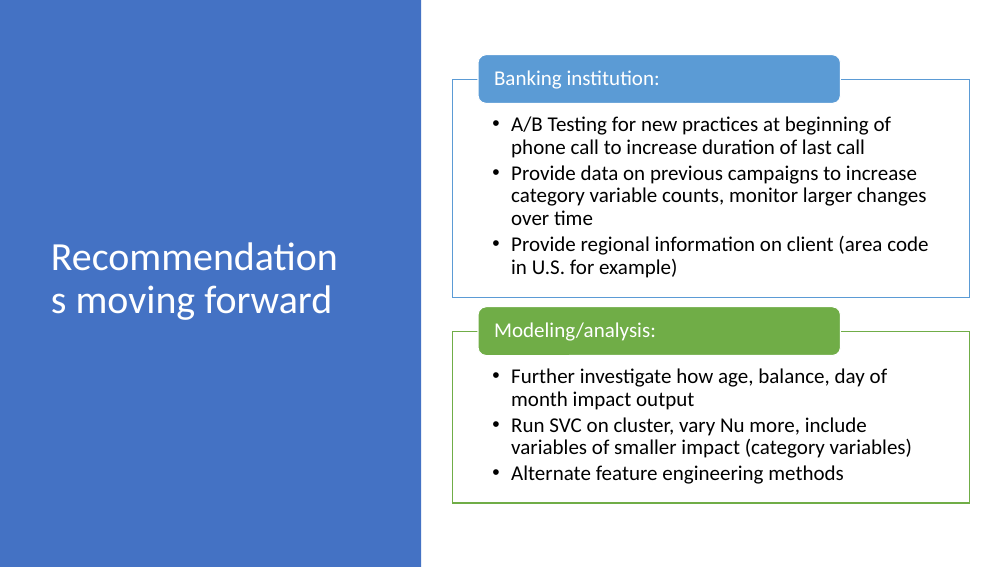
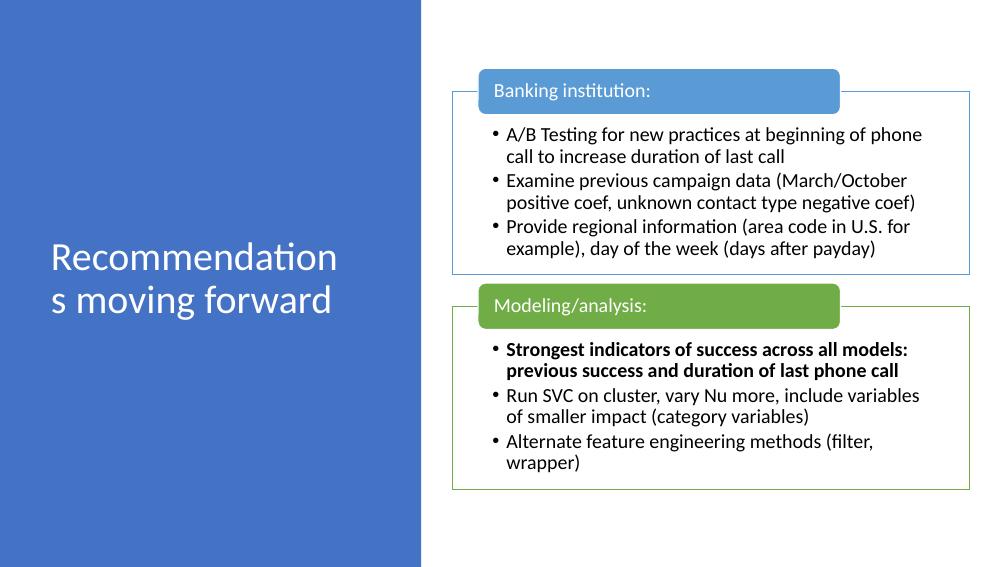
Before and after one commit to pcountryman/bankingproject, a slide deck: slide 9 of QuickenCaseStudyPresentation.pptx (slide 8 before the commit). Drawn at 1008x567 pixels with LibreOffice and Linux fonts; fonts in the diff are those of the drawing. Boxes give left, top, right and bottom in pixels: in the first picture for what was removed or moved away, otherwise in the second. Text is boxed around its words. In the diff, an @@ line names an element or a change of style, - is before the commit and + after.

Commit message:
Add logreg coef analysis and plots. Update ppt with logreg coef info

```diff
--- a/QuickenCaseStudyPresentation.pptx
+++ b/QuickenCaseStudyPresentation.pptx
@@ rounded rectangle: place and size @@
-rounded rectangle at <box>478,54,840,104</box>
+rounded rectangle at <box>478,68,840,114</box>
@@ text "Banking institution:": place and size @@
-text "Banking institution:" at <box>494,70,660,89</box>
+text "Banking institution:" at <box>494,83,651,101</box>
@@ text "Banking institution:" at <box>494,83,651,101</box>: size 20 to 19 pt @@
@@ rectangle: place and size @@
-rectangle at <box>452,79,970,298</box>
+rectangle at <box>452,91,970,274</box>
@@ text "A/B Testing for new practices ...": place and size @@
-text "A/B Testing for new practices ..." at <box>511,116,928,278</box>
+text "A/B Testing for new practices ..." at <box>506,127,923,259</box>
@@ text at <box>506,127,923,163</box>: size 20 to 19 pt in "A/B Testing for new practices at beginning ..."; indent changed @@
@@ text at <box>506,172,916,259</box>: text changed; size 20 to 19 pt @@
-  • Provide data on previous campaigns to increase category variable counts, monitor larger changes over time
-  • Provide regional information on client (area code in U.S. for example)
+  • Examine previous campaign data (March/October positive coef, unknown contact type negative coef)
+  • Provide regional information (area code in U.S. for example), day of the week (days after payday)
@@ rounded rectangle: place and size @@
-rounded rectangle at <box>478,307,840,356</box>
+rounded rectangle at <box>478,283,840,329</box>
@@ text "Modeling/analysis:" at <box>494,298,647,316</box>: size 20 to 19 pt @@
@@ text "Modeling/analysis:": place and size @@
-text "Modeling/analysis:" at <box>494,322,656,341</box>
+text "Modeling/analysis:" at <box>494,298,647,316</box>
@@ rectangle: place and size @@
-rectangle at <box>452,331,970,503</box>
+rectangle at <box>452,306,970,489</box>
@@ text "Strongest indicators of success across ...": place and size @@
-text "Strongest indicators of success across ..." at <box>511,368,912,484</box>
+text "Strongest indicators of success across ..." at <box>506,342,920,473</box>
@@ text at <box>506,342,908,380</box>: text changed; size 20 to 19 pt; bold on @@
-  • Further investigate how age, balance, day of month impact output
+  • Strongest indicators of success across all models: previous success and duration of last phone call
@@ text at <box>506,388,920,427</box>: size 20 to 19 pt in "Run SVC on cluster, vary Nu more, ..."; indent changed @@
@@ text at <box>506,433,874,473</box>: text changed; size 20 to 19 pt @@
-  • Alternate feature engineering methods
+  • Alternate feature engineering methods (filter, wrapper)
```
Also in this commit, not shown: 1 other slide changed, 2 slides added, 1 other file.
